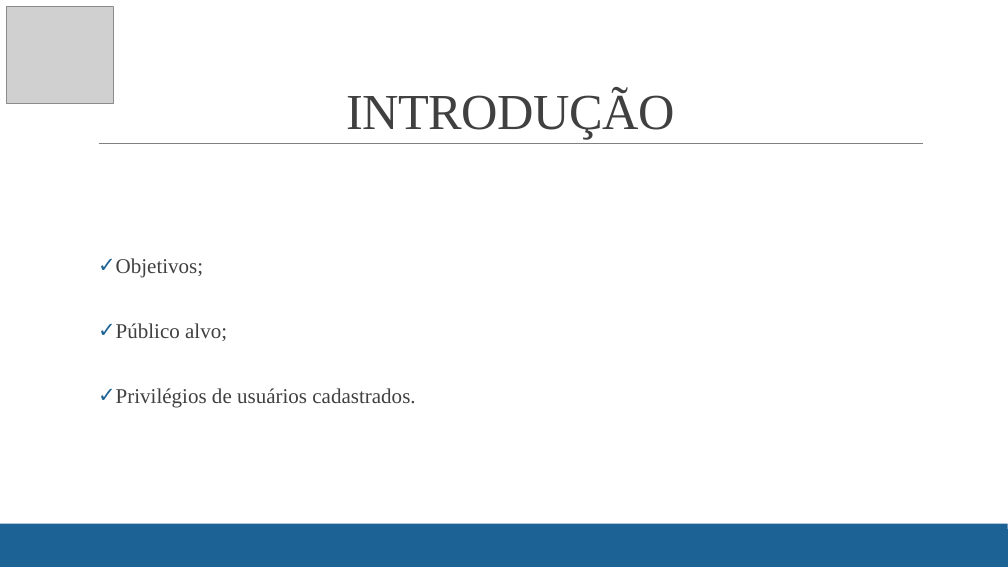
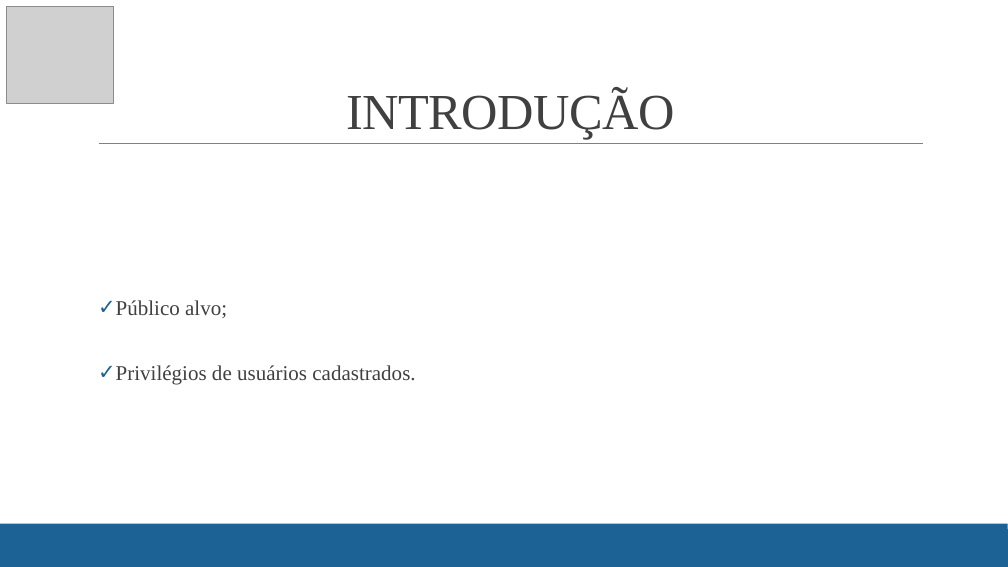
Before and after one commit to arezit/monkeysreceitas, a slide deck: slide 3 of TEXcerto.pptx (slide 2 before the commit). Drawn at 1008x567 pixels with LibreOffice and Linux fonts; fonts in the diff are those of the drawing; grey boxes stand for pictures. Boxes give left, top, right and bottom in pixels: in the first picture for what was removed or moved away, otherwise in the second. Text is boxed around its words. In the diff, an @@ line names an element or a change of style, - is before the commit and + after.

```diff
--- a/TEXcerto.pptx
+++ b/TEXcerto.pptx
@@ text "Público alvo;": place and size @@
-text "Público alvo;" at bbox=[116, 258, 415, 408]
+text "Público alvo;" at bbox=[116, 300, 415, 385]
@@ text "Público alvo;" at bbox=[116, 300, 415, 385]: vertical alignment top to middle @@
@@ text at bbox=[116, 258, 204, 278]: paragraph removed @@
-✓ Objetivos;
```
Also in this commit, not shown: 12 other slides changed, 3 slides added.
